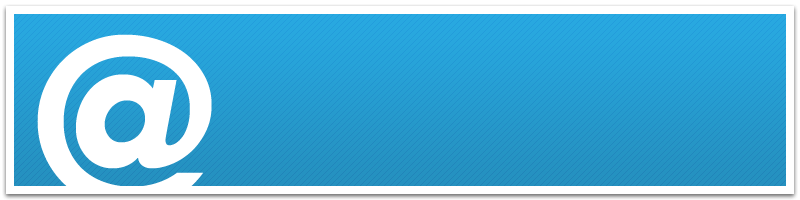
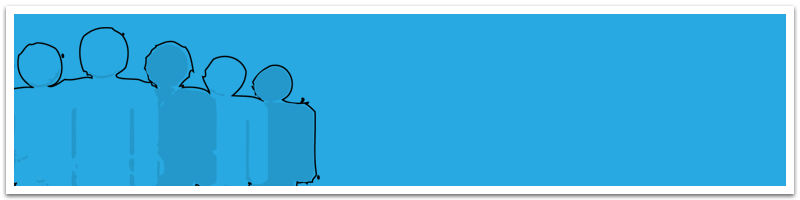
Comparing the layer stacks of the two 800 × 200 images. Changes:
hid "@ copy" over [37,34,212,186]
hid "Layer 14", blend overlay → normal over [14,14,786,186]
hid "Layer 12" over [14,14,786,186]
added layer "about copy 3" (multiply) above "about" over [14,27,320,186]
showed "Layer 5 copy" over [14,14,786,186]
